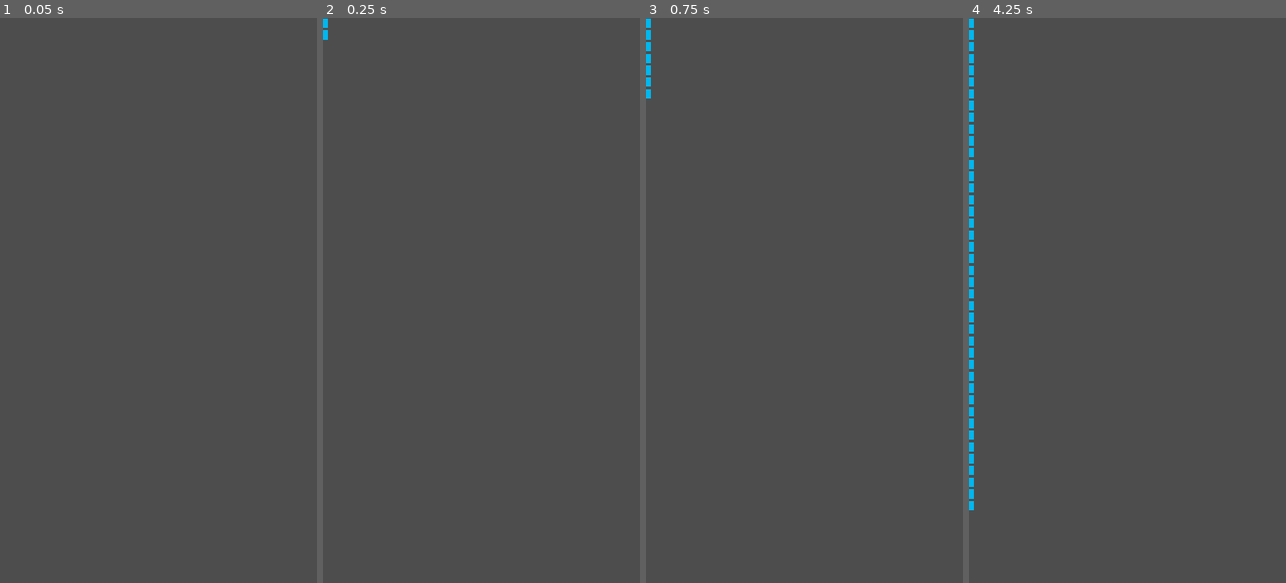
Above: before the commit, frames 1-4 (left to right).
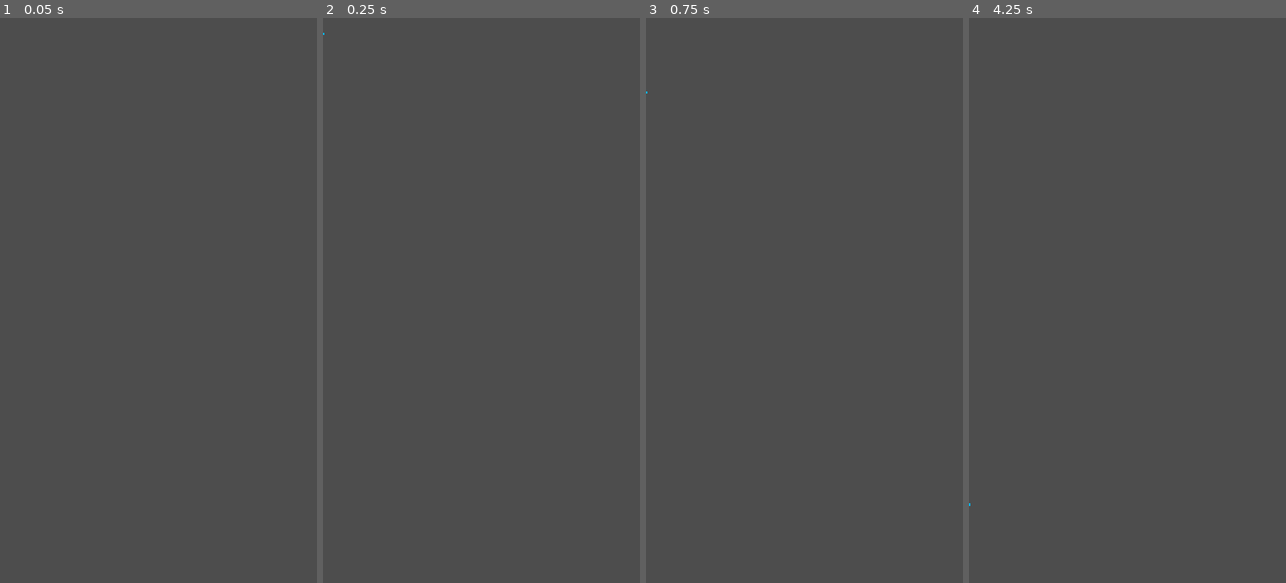
Above: after the commit, the same moments.

Repository: edmundyu2008/LeBombJames
Game: Godot game, scene res://opps/opps_dallas.tscn
Two runs of this game, one before a commit and one after it. Both use one fixed random seed, a clock stepped at 60 frames per second and the inputs below. This scene is started directly instead of the project's main scene.
Inputs:
- Up to frame 1 (0.05 s): no input
- Up to frame 2 (0.25 s): no input
- Up to frame 3 (0.75 s): tap Enter (ui_accept) at 0.5 s; hold D (ui_right) from 0.53 s (still down)
- Up to frame 4 (4.25 s): tap Enter (ui_accept) at 0.77, 1.52, 3.02, 3.77 s; release D (ui_right) at 1.28 s; hold A (ui_left) 1.28-2.03 s; hold D (ui_right) 2.03-3.53 s; hold A (ui_left) from 3.53 s (still down)

Frame 1 is identical in both runs. In frame 2, less than 0.1% of the frame differs, in the area x 0-2%, y 0-4%; in frame 3, 0.2%; in frame 4, 1.1%, in the area x 0-2%, y 0-88%.
Error in both runs: Invalid access to property or key 'no_health' on a base object of type 'Nil'. (res://components/destroyed_component.gd:7)

Commit message:
adsdasdwasd

Diff:
--- a/EnergyCrystal.gd
+++ b/EnergyCrystal.gd
@@ -1,7 +1,5 @@
 extends Node2D
 
 @onready var visible_on_screen_notifier_2d: VisibleOnScreenNotifier2D = $VisibleOnScreenNotifier2D
-
-
-func _ready() -> void:
-	visible_on_screen_notifier_2d.screen_exited.connect(queue_free)
+@onready var hurtbox_component = $HurtboxComponent
+@onready var stats_component = $StatsComponent
--- a/main.tscn
+++ b/main.tscn
@@ -55,6 +55,7 @@
 stretch_mode = 1
 
 [node name="Plane" parent="." instance=ExtResource("2_31cqr")]
+z_index = 0
 position = Vector2(280, 829)
 
 [node name="OppGenerator" parent="." instance=ExtResource("3_jg6w0")]
--- a/opps/energy_crystal.tscn
+++ b/opps/energy_crystal.tscn
@@ -1,8 +1,13 @@
-[gd_scene load_steps=4 format=3 uid="uid://b2b1jlkrxyfrt"]
+[gd_scene load_steps=7 format=3 uid="uid://b2b1jlkrxyfrt"]
 
 [ext_resource type="Script" path="res://EnergyCrystal.gd" id="1_cw5uu"]
 [ext_resource type="Script" path="res://components/move_component.gd" id="2_e1vad"]
 [ext_resource type="Texture2D" uid="uid://chbdtjxj6cxg7" path="res://energy_bar.png" id="3_bvwku"]
+[ext_resource type="Script" path="res://components/hurtbox_component.gd" id="4_lej27"]
+[ext_resource type="Script" path="res://components/stats_component.gd" id="5_qes75"]
+
+[sub_resource type="RectangleShape2D" id="RectangleShape2D_f1dwp"]
+size = Vector2(18, 16)
 
 [node name="EnergyCrystal" type="Node2D"]
 script = ExtResource("1_cw5uu")
@@ -14,10 +19,19 @@
 
 [node name="Sprite2D" type="Sprite2D" parent="."]
 z_index = -1
-position = Vector2(-0.500002, 2)
+position = Vector2(5.96046e-08, 0)
 scale = Vector2(0.85, 1.6)
 texture = ExtResource("3_bvwku")
 
 [node name="VisibleOnScreenNotifier2D" type="VisibleOnScreenNotifier2D" parent="."]
-position = Vector2(0.500002, 0.999998)
-scale = Vector2(0.85, 0.9)
+position = Vector2(1.19209e-07, 0)
+scale = Vector2(0.85, 0.8)
+
+[node name="HurtboxComponent" type="Area2D" parent="."]
+script = ExtResource("4_lej27")
+
+[node name="CollisionShape2D" type="CollisionShape2D" parent="HurtboxComponent"]
+shape = SubResource("RectangleShape2D_f1dwp")
+
+[node name="StatsComponent" type="Node" parent="."]
+script = ExtResource("5_qes75")
--- /dev/null
+++ b/opps/energy_crystal_1.gd
@@ -0,0 +1,24 @@
+extends Area2D
+
+@onready var visible_on_screen_notifier_2d: VisibleOnScreenNotifier2D = $VisibleOnScreenNotifier2D
+@onready var sprite_2d = $Sprite2D
+
+
+func _ready() -> void:
+	visible_on_screen_notifier_2d.screen_exited.connect(queue_free)
+
+
+
+
+
+
+
+
+
+
+func _on_body_entered(_body):
+	self.queue_free()
+
+
+func _on_body_exited(body):
+	self.queue_free()
--- /dev/null
+++ b/opps/energy_crystal_1.tscn
@@ -0,0 +1,34 @@
+[gd_scene load_steps=5 format=3 uid="uid://dpxouhopf8mgq"]
+
+[ext_resource type="Script" path="res://opps/energy_crystal_1.gd" id="1_jwfmv"]
+[ext_resource type="Texture2D" uid="uid://chbdtjxj6cxg7" path="res://energy_bar.png" id="1_rsyn3"]
+[ext_resource type="Script" path="res://components/move_component.gd" id="3_g2dy5"]
+
+[sub_resource type="RectangleShape2D" id="RectangleShape2D_ybsaa"]
+size = Vector2(6, 6)
+
+[node name="EnergyCrystal1" type="Area2D"]
+collision_layer = 0
+collision_mask = 4
+script = ExtResource("1_jwfmv")
+
+[node name="CollisionShape2D" type="CollisionShape2D" parent="."]
+light_mask = 0
+visibility_layer = 4
+shape = SubResource("RectangleShape2D_ybsaa")
+
+[node name="Sprite2D" type="Sprite2D" parent="."]
+position = Vector2(4.76837e-07, 0)
+scale = Vector2(0.2, 0.4)
+texture = ExtResource("1_rsyn3")
+
+[node name="VisibleOnScreenNotifier2D" type="VisibleOnScreenNotifier2D" parent="."]
+scale = Vector2(0.2, 0.2)
+
+[node name="MoveComponent" type="Node" parent="." node_paths=PackedStringArray("actor")]
+script = ExtResource("3_g2dy5")
+actor = NodePath("..")
+velocity = Vector2(2.08165e-12, 200)
+
+[connection signal="body_entered" from="." to="." method="_on_body_entered"]
+[connection signal="body_exited" from="." to="." method="_on_body_exited"]
--- a/opps/opps_dallas.tscn
+++ b/opps/opps_dallas.tscn
@@ -10,7 +10,7 @@
 [ext_resource type="Resource" uid="uid://crfoy43it46ev" path="res://game_stats.tres" id="8_32ne8"]
 [ext_resource type="Script" path="res://components/destroyed_component.gd" id="9_vlnly"]
 [ext_resource type="Script" path="res://components/spawner_component.gd" id="10_n5lvg"]
-[ext_resource type="PackedScene" uid="uid://b2b1jlkrxyfrt" path="res://opps/energy_crystal.tscn" id="11_6ile0"]
+[ext_resource type="PackedScene" uid="uid://dpxouhopf8mgq" path="res://opps/energy_crystal_1.tscn" id="11_20yor"]
 
 [node name="OppsDallas" type="Node2D"]
 script = ExtResource("1_6l156")
@@ -52,8 +52,10 @@
 
 [node name="CrystalSpawnerTimer" type="Timer" parent="."]
 wait_time = 0.1
+one_shot = true
 autostart = true
 
 [node name="CrystalSpawner" type="Node2D" parent="."]
+visibility_layer = 5
 script = ExtResource("10_n5lvg")
-scene = ExtResource("11_6ile0")
+scene = ExtResource("11_20yor")
--- a/player_plane/plane.tscn
+++ b/player_plane/plane.tscn
@@ -34,7 +34,13 @@
 [sub_resource type="StyleBoxFlat" id="StyleBoxFlat_ux4b1"]
 bg_color = Color(0.313726, 0.67451, 0.768627, 1)
 
+[sub_resource type="CapsuleShape2D" id="CapsuleShape2D_3oyx5"]
+radius = 47.0
+height = 94.0
+
 [node name="Plane" type="Node2D"]
+light_mask = 5
+visibility_layer = 5
 script = ExtResource("1_yi7cu")
 
 [node name="PlayerDestroyedComponent" type="Node" parent="." node_paths=PackedStringArray("actor", "player_health_component", "player_energy_component")]
@@ -114,3 +120,7 @@
 theme_override_styles/fill = SubResource("StyleBoxFlat_ux4b1")
 max_value = 10.0
 value = 5.0
+
+[node name="CollisionShape2D" type="CollisionShape2D" parent="."]
+visibility_layer = 5
+shape = SubResource("CapsuleShape2D_3oyx5")
Not shown: 1 places in player_plane/plane.tscn that only renumber resources
